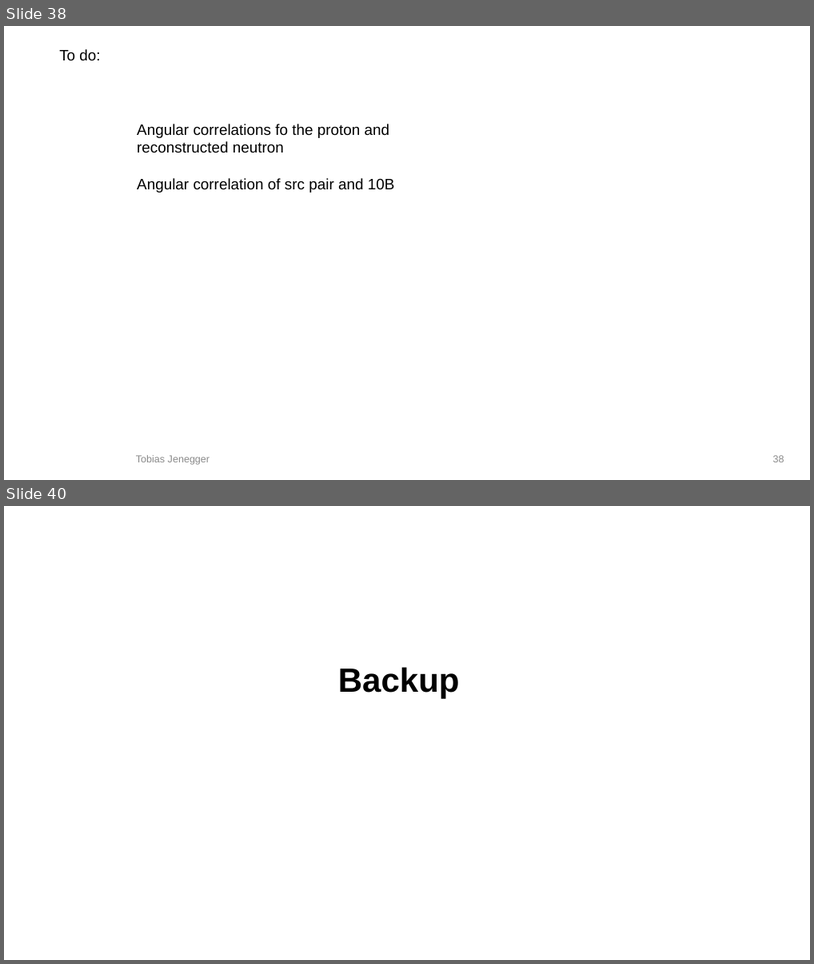
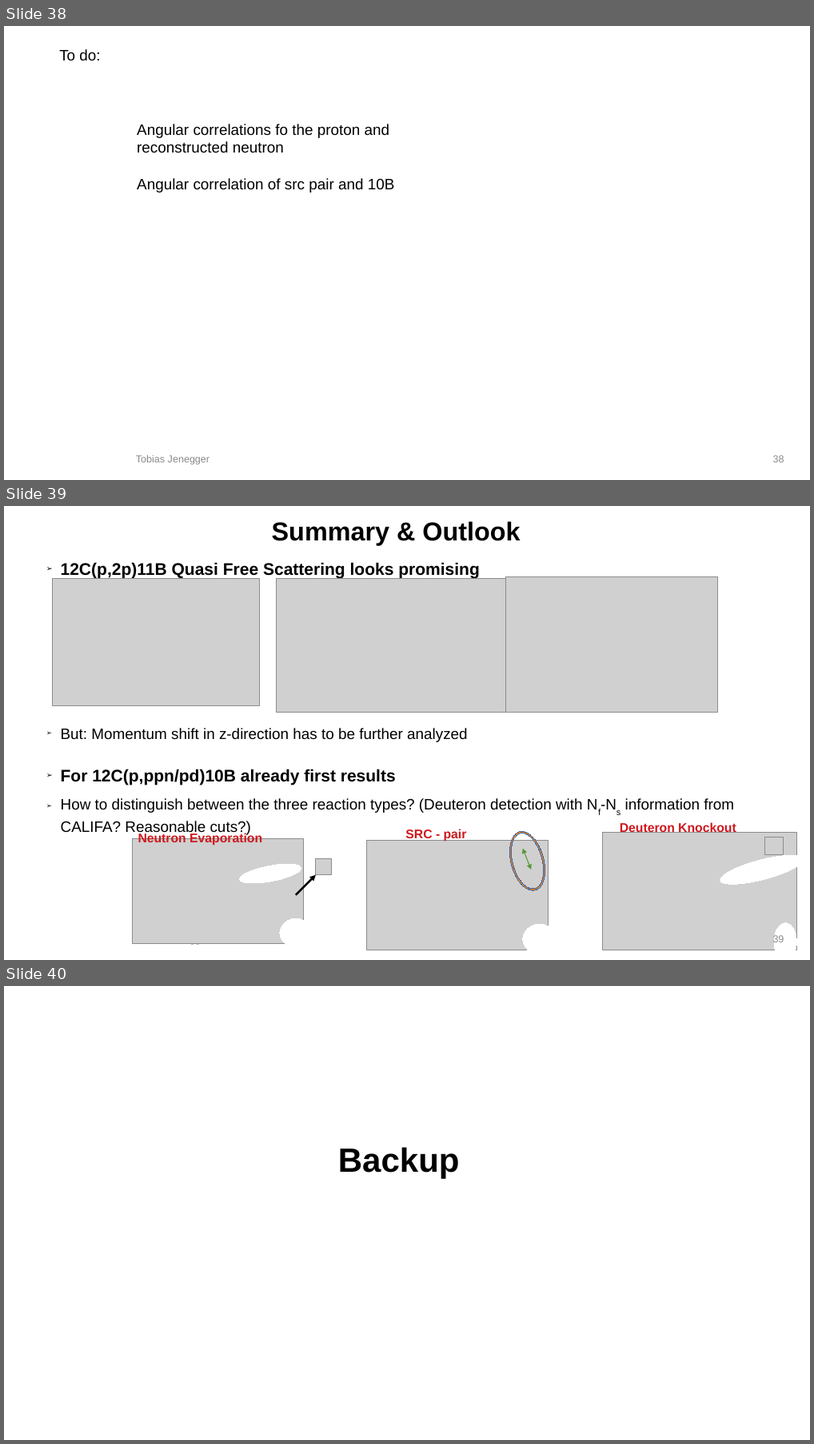
Before and after one commit to jenegger/2021_psi_pres, a slide deck: analysis.odp. Shown one above the other, each under a label of ours: slides 38 and 40 before the commit, slides 38, 39 and 40 after it; the slides between them are not shown. The pictures are 814x964 and 814x1444 pixels, drawn with LibreOffice and Linux fonts; fonts in the diff are those of the drawing; grey boxes stand for pictures; background and template pictures are left out. Boxes give left, top, right and bottom in pixels: in the first picture for what was removed or moved away, otherwise in the second. Text is boxed around its words. In the diff, an @@ line names an element or a change of style, - is before the commit and + after.

```diff
--- a/analysis.odp
+++ b/analysis.odp
@@ slide 39 added at (x1=4, y1=506, x2=810, y2=960), background #FFFFFF @@
@@ title added at (x1=272, y1=521, x2=520, y2=545), 30.8 pt, text #000000, bold @@
+Summary & Outlook
@@ text added at (x1=61, y1=562, x2=734, y2=835), 18 pt, text #000000 @@
+➢ 12C(p,2p)11B Quasi Free Scattering looks promising
+➢ But: Momentum shift in z-direction has to be further analyzed
+➢ For 12C(p,ppn/pd)10B already first results
+➢ How to distinguish between the three reaction types? (Deuteron detection with Nf-Ns information from CALIFA? Reasonable cuts?)
@@ picture added at (x1=506, y1=576, x2=718, y2=712) @@
@@ picture added at (x1=52, y1=579, x2=259, y2=706) @@
@@ picture added at (x1=276, y1=579, x2=506, y2=712) @@
@@ ellipse added at (x1=755, y1=624, x2=763, y2=632), fill #FFFFFF, outline #FFFFFF 0 pt @@
@@ ellipse added at (x1=757, y1=632, x2=766, y2=640), fill #FFFFFF, outline #FFFFFF 0 pt @@
@@ picture added at (x1=132, y1=839, x2=304, y2=943) @@
@@ text added at (x1=138, y1=832, x2=262, y2=845), 15 pt, text #CE181E, bold @@
+Neutron Evaporation
@@ text added at (x1=406, y1=828, x2=467, y2=841), 15 pt, text #CE181E, bold @@
+SRC - pair
@@ picture added at (x1=603, y1=832, x2=797, y2=950) @@
@@ text added at (x1=620, y1=822, x2=737, y2=832), 15 pt, text #CE181E, bold @@
+Deuteron Knockout
@@ picture added at (x1=766, y1=837, x2=784, y2=855) @@
@@ ellipse added at (x1=238, y1=860, x2=303, y2=887), fill #FFFFFF, outline #FFFFFF 0 pt @@
@@ picture added at (x1=316, y1=859, x2=332, y2=875) @@
@@ group added at (x1=367, y1=827, x2=557, y2=954): 1 picture, 1 ellipse, 1 donut, 1 double arrow @@
@@ ellipse added at (x1=718, y1=849, x2=806, y2=890), fill #FFFFFF, outline #FFFFFF 0 pt @@
@@ arrow added from (296, 894) to (316, 875), #000000 2.3 pt @@
@@ ellipse added at (x1=280, y1=919, x2=312, y2=947), fill #FFFFFF, outline #FFFFFF 0 pt @@
@@ page number added at (x1=774, y1=935, x2=785, y2=942), 12 pt, text #8B8B8B @@
+39
@@ ellipse added at (x1=774, y1=923, x2=797, y2=960), fill #FFFFFF, outline #FFFFFF 0 pt @@
@@ text added at (x1=136, y1=943, x2=210, y2=944), 12 pt, text #8B8B8B @@
+Tobias Jenegger
```
Also in this commit, not shown: 11 slides changed, 1 slide removed, 2 other files.
